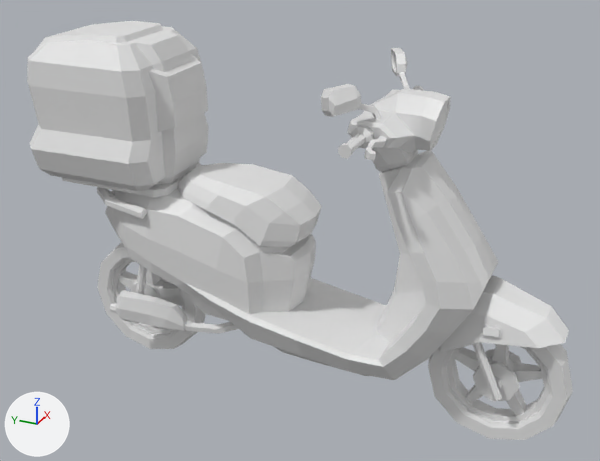
One commit to the glTF model models/synty/SM_Veh_Moped_01.glb: the scene before it, then after it.
One viewpoint serves both versions: a 50 mm camera at (-2.62, -1.15, 2.0) aimed at (0.0, 0.03, 0.69). The lights are fixed; the arrows at lower left show +X, +Y and +Z. The first picture is the older version. Where no turn or scale is listed for an object, it has been applied to the vertices.

The older version as bpy lines, for what is in view:
```python
me_mesh = bpy.data.meshes.new('Mesh')
me_mesh.from_pydata(...)  # 812 vertices, 1518 faces; spans x -0.24..0.24, y -0.7..0.9, z 0.16..1.05
me_mesh_001 = bpy.data.meshes.new('Mesh.001')
me_mesh_001.from_pydata(...)  # 214 vertices, 416 faces; spans x -0.27..0.274, y 0.484..1.095, z 0.8..1.37
me_mesh_002 = bpy.data.meshes.new('Mesh.002')
me_mesh_002.from_pydata(...)  # 48 vertices, 92 faces; spans x -0.153..0.158, y 0.667..1.1, z 1.179..1.391
me_mesh_003 = bpy.data.meshes.new('Mesh.003')
me_mesh_003.from_pydata(...)  # 715 vertices, 1366 faces; spans x -0.38..0.38, y -0.47..0.318, z 0.192..1.357
me_mesh_004 = bpy.data.meshes.new('Mesh.004')
me_mesh_004.from_pydata(...)  # 174 vertices, 334 faces; spans x -0.054..0.054, y -0.518..0.005, z 0.016..0.538
me_mesh_005 = bpy.data.meshes.new('Mesh.005')
me_mesh_005.from_pydata(...)  # 174 vertices, 334 faces; spans x -0.054..0.054, y 0.47..0.992, z 0.0..0.522
ob_sm_veh_moped_01 = bpy.data.objects.new('SM_Veh_Moped_01', me_mesh)
ob_sm_veh_moped_01.location = (0.0, 0.0, 0.0)
ob_sm_veh_moped_01_box = bpy.data.objects.new('SM_Veh_Moped_01_Box', me_mesh_001)
ob_sm_veh_moped_01_box.location = (0.0, 0.0, 0.0)
ob_sm_veh_moped_01_box_lid = bpy.data.objects.new('SM_Veh_Moped_01_Box_Lid', me_mesh_002)
ob_sm_veh_moped_01_box_lid.location = (0.0, 0.0, 0.0)
ob_sm_veh_moped_01_steering_wheel = bpy.data.objects.new('SM_Veh_Moped_01_Steering_Wheel', me_mesh_003)
ob_sm_veh_moped_01_steering_wheel.location = (0.0, -0.505, -0.016)
ob_sm_veh_moped_01_wheel_f = bpy.data.objects.new('SM_Veh_Moped_01_Wheel_F', me_mesh_004)
ob_sm_veh_moped_01_wheel_f.location = (0.0, -0.505, -0.016)
ob_sm_veh_moped_01_wheel_r = bpy.data.objects.new('SM_Veh_Moped_01_Wheel_R', me_mesh_005)
ob_sm_veh_moped_01_wheel_r.location = (0.0, 0.0, 0.0)
```
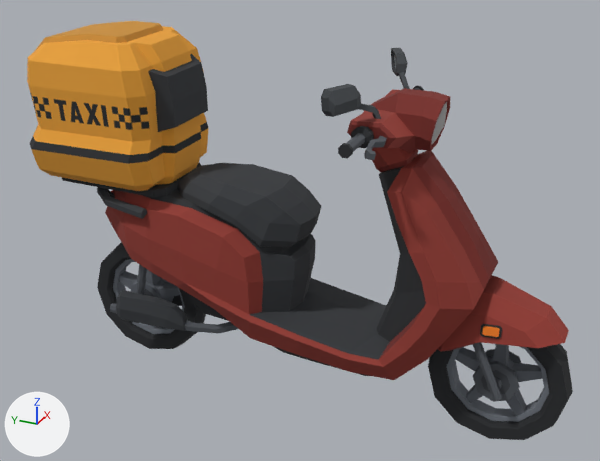
The change, as a list of edits to the scene's bpy script:
```text
Add img_polygonpalmcity_01_a:
    img_polygonpalmcity_01_a = load_image('PolygonPalmCity_01_A', '_unpacked/PolygonPalmCity_01_A', 4096, 4096, 'sRGB')
Add mat_atlas:
    mat_atlas = principled_material('atlas')
    mat_atlas.texture = img_polygonpalmcity_01_a
    mat_atlas.roughness = 0.9
Change me_mesh:
    where me_mesh.from_pydata(...)  # 812 vertices, 1518 faces; spans x -0.24..0.24, y -0.7..0.9, z 0.16..1.05
    add me_mesh.materials.append(mat_atlas)  # picture img_polygonpalmcity_01_a
Change me_mesh_001:
    where me_mesh_001.from_pydata(...)  # 214 vertices, 416 faces; spans x -0.27..0.274, y 0.484..1.095, z 0.8..1.37
    add me_mesh_001.materials.append(mat_atlas)  # picture img_polygonpalmcity_01_a
Change me_mesh_002:
    where me_mesh_002.from_pydata(...)  # 48 vertices, 92 faces; spans x -0.153..0.158, y 0.667..1.1, z 1.179..1.391
    add me_mesh_002.materials.append(mat_atlas)  # picture img_polygonpalmcity_01_a
Change me_mesh_003:
    where me_mesh_003.from_pydata(...)  # 715 vertices, 1366 faces; spans x -0.38..0.38, y -0.47..0.318, z 0.192..1.357
    add me_mesh_003.materials.append(mat_atlas)  # picture img_polygonpalmcity_01_a
Change me_mesh_004:
    where me_mesh_004.from_pydata(...)  # 174 vertices, 334 faces; spans x -0.054..0.054, y -0.518..0.005, z 0.016..0.538
    add me_mesh_004.materials.append(mat_atlas)  # picture img_polygonpalmcity_01_a
Change me_mesh_005:
    where me_mesh_005.from_pydata(...)  # 174 vertices, 334 faces; spans x -0.054..0.054, y 0.47..0.992, z 0.0..0.522
    add me_mesh_005.materials.append(mat_atlas)  # picture img_polygonpalmcity_01_a
```

Location of each change, [x1, y1, x2, y2] in pixels of the pictures (600 x 461 px):
'SM_Veh_Moped_01', recoloured (darker)
    both: [97, 151, 498, 380]
'SM_Veh_Moped_01_Box', recoloured (white to orange)
    both: [27, 26, 209, 197]
'SM_Veh_Moped_01_Steering_Wheel', recoloured (darker)
    both: [321, 48, 569, 402]
'SM_Veh_Moped_01_Wheel_F', recoloured (white to black)
    both: [428, 344, 573, 440]
'SM_Veh_Moped_01_Wheel_R', recoloured (white to black)
    both: [97, 242, 206, 349]
'SM_Veh_Moped_01_Box_Lid', recoloured (white to orange)
    both: [36, 21, 163, 50]
